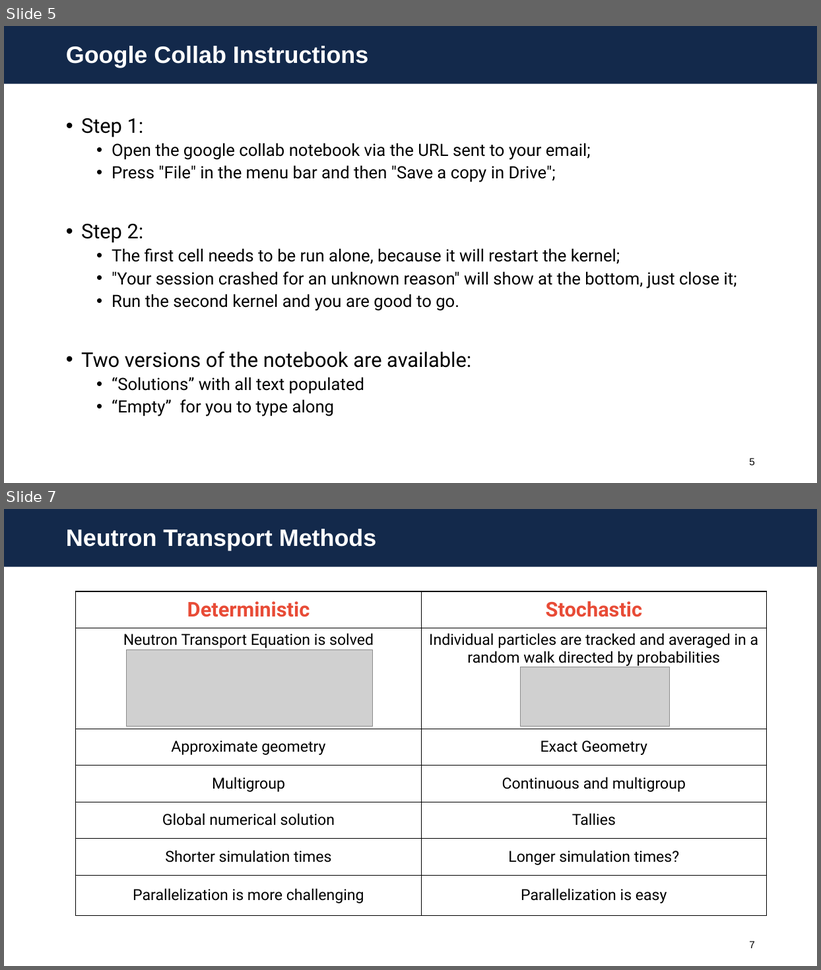
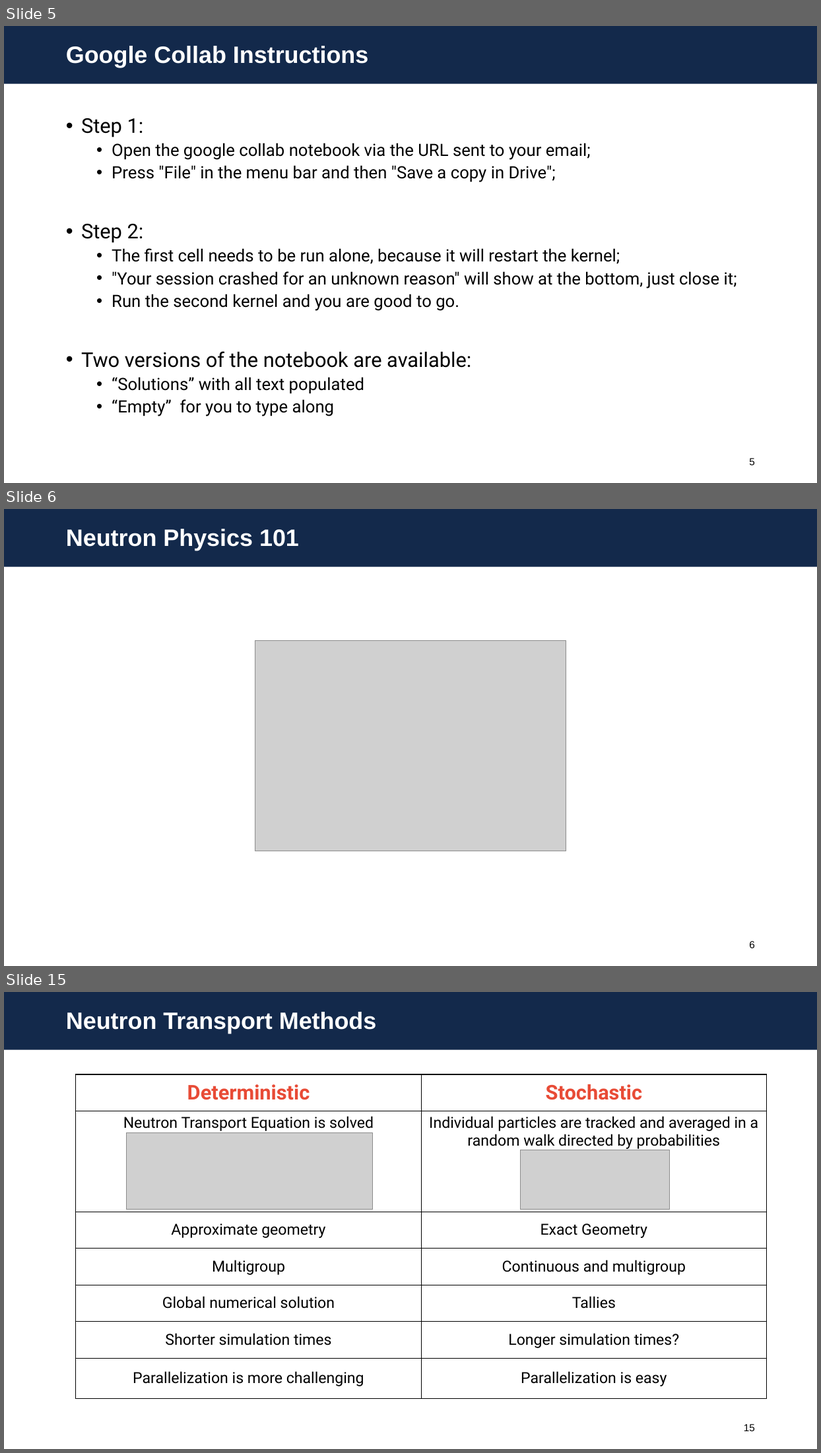
Before and after one commit to aprilnovak/openmc-education, a slide deck: intro/1-Theory.pptx. Shown one above the other, each under a label of ours: slides 5 and 7 before the commit, slides 5, 6 and 15 after it; the slides between them are not shown. The pictures are 821x970 and 821x1453 pixels, drawn with LibreOffice and Linux fonts; fonts in the diff are those of the drawing; grey boxes stand for pictures; background and template pictures are left out. Boxes give left, top, right and bottom in pixels: in the first picture for what was removed or moved away, otherwise in the second. Text is boxed around its words. In the diff, an @@ line names an element or a change of style, - is before the commit and + after.

```diff
--- a/intro/1-Theory.pptx
+++ b/intro/1-Theory.pptx
@@ slide 6 added at (4, 509, 817, 966), background #FFFFFF; not listed: 1 template element that a slide beside it also shows @@
@@ title added at (66, 529, 299, 551), 28 pt, text #FFFFFF, bold @@
+Neutron Physics 101
@@ picture added at (255, 641, 566, 852) @@
@@ rectangle added at (44, 922, 145, 957), fill #FFFFFF @@
@@ page number added at (749, 941, 755, 949), 12 pt, text #000000 @@
+6
@@ what was slide 7 is now slide 15 @@
@@ page number at (744, 1424, 755, 1432): text changed @@
-7
+15
```
Also in this commit, not shown: 9 other slides added, 1 slide removed, 2 other files.
